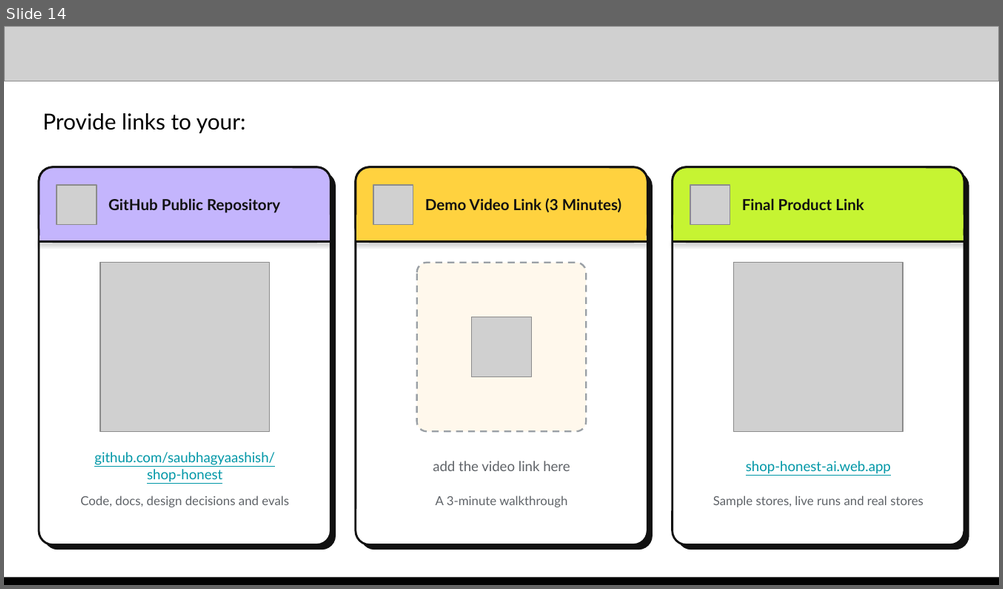
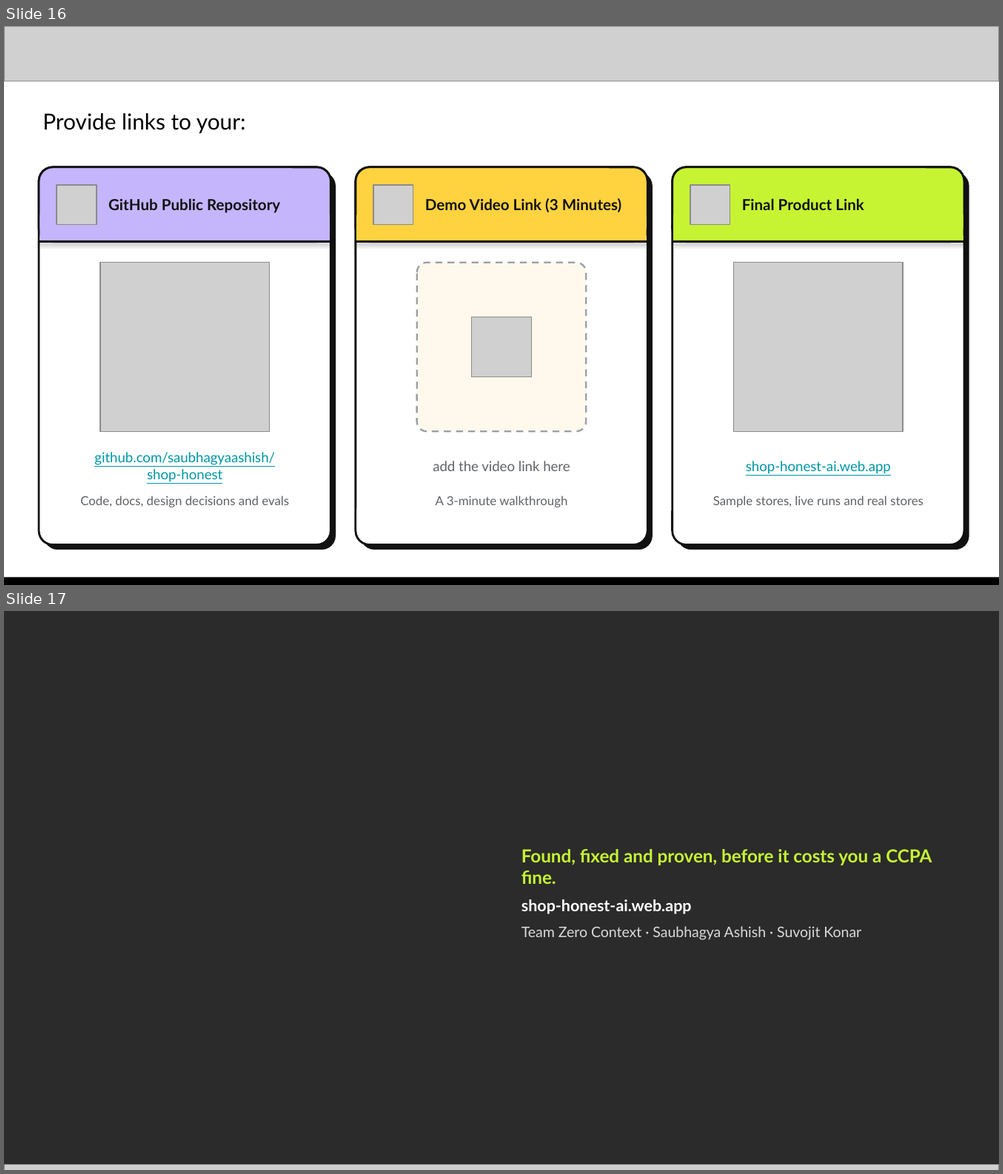
Before and after one commit to saubhagyaashish/shop-honest, a slide deck: Zero Context - Shop Honest - AI Builder Cup.pptx. Shown one above the other, each under a label of ours: slide 14 before the commit, slides 16 and 17 after it. The pictures are 1003x589 and 1003x1174 pixels, drawn with LibreOffice and Linux fonts; fonts in the diff are those of the drawing; grey boxes stand for pictures; background and template pictures are left out; a plain dark background stands for a picture behind light text. Boxes give left, top, right and bottom in pixels: in the first picture for what was removed or moved away, otherwise in the second. Text is boxed around its words. In the diff, an @@ line names an element or a change of style, - is before the commit and + after.

```diff
--- a/Zero Context - Shop Honest - AI Builder Cup.pptx
+++ b/Zero Context - Shop Honest - AI Builder Cup.pptx
@@ slide 17 added at [4, 611, 999, 1170], background picture (left out) @@
@@ text added at [521, 849, 931, 940], 13 pt, text #C6F432, bold @@
+Found, fixed and proven, before it costs you a CCPA fine.
+shop-honest-ai.web.app
+Team Zero Context · Saubhagya Ashish · Suvojit Konar
@@ picture added at [4, 1165, 999, 1170] @@
@@ what was slide 14 is now slide 16 @@
```
Also in this commit, not shown: 6 slides changed, 1 other slide added, 1 slide removed.
